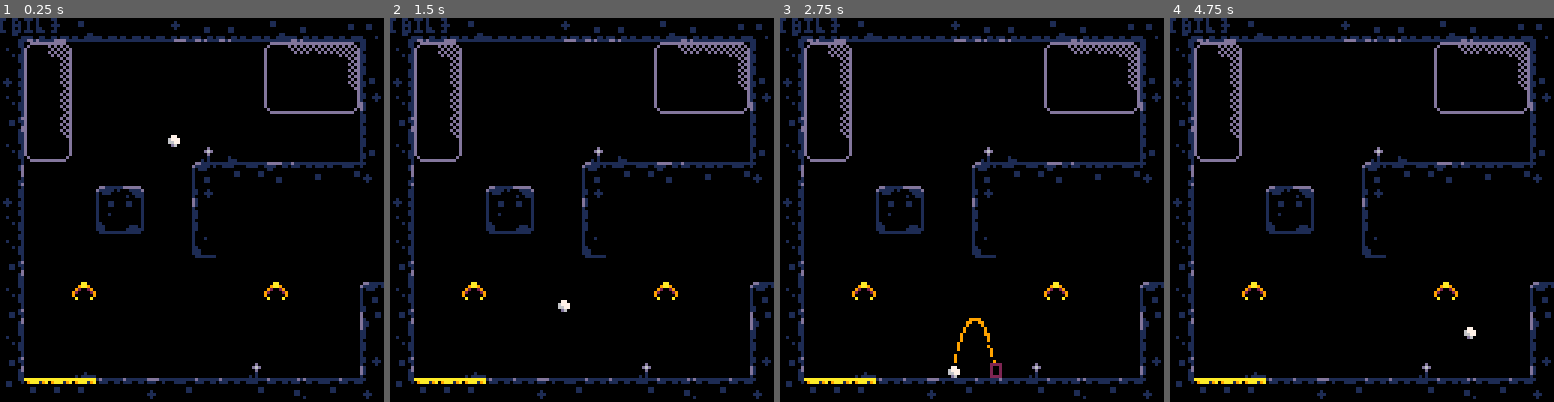
Above: before the commit, frames 1-4 (left to right).
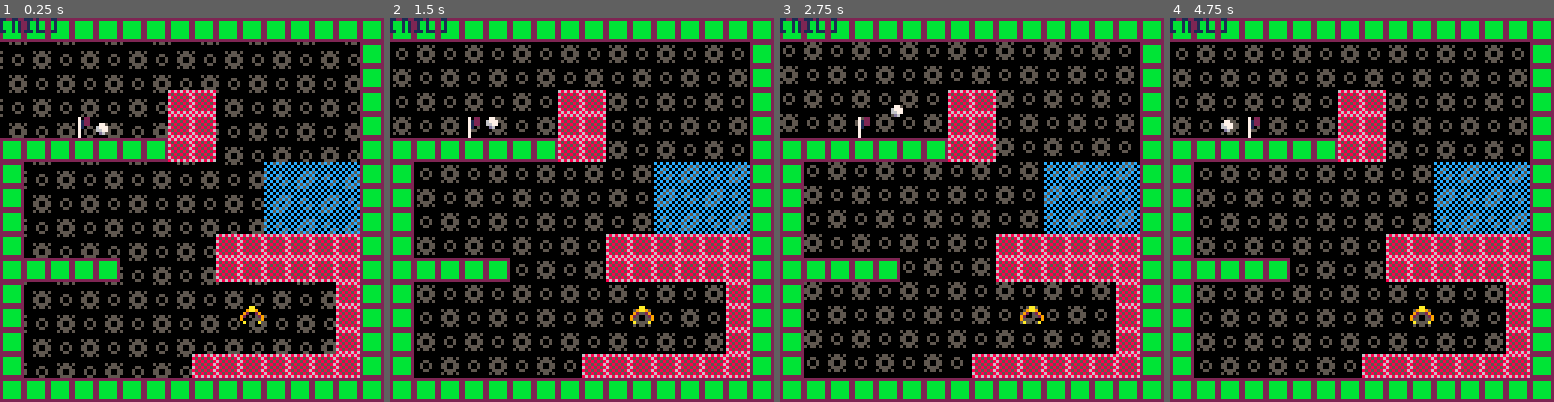
Above: after the commit, the same moments.

Repository: davidjtferguson/golf-escape
Game: PICO-8 cartridge golf_escape.p8
Two runs of this game, one before a commit and one after it. Both use one fixed random seed, a clock stepped at 60 frames per second and the inputs below.
Inputs:
- Up to frame 1 (0.25 s): no input
- Up to frame 2 (1.5 s): tap X (X key) at 0.33, 1.07 s; tap O (Z key) at 0.7 s
- Up to frame 3 (2.75 s): hold Right 1.6-2.1 s; tap O (Z key) at 1.7, 2.1, 2.5 s; tap X (X key) at 1.85 s; hold Up 2.15-2.42 s; hold Right from 2.47 s (still down)
- Up to frame 4 (4.75 s): tap O (Z key) every 0.4 s from 2.9 to 4.5 s; tap X (X key) at 2.97, 4.08 s; release Right at 3.03 s; hold Left 3.08-3.58 s; hold Down 3.63-3.97 s; hold Right 4.02-4.68 s; hold Up from 4.73 s (still down)

The runs differ from the first frame. In frame 1, 57% of the frame differs, in the area x 0-100%, y 0-100%; in frame 2, 57%; in frame 3, 57%; in frame 4, 57%.

Commit message:
sketch backgrounds

Diff:
--- a/golf_escape.p8
+++ b/golf_escape.p8
@@ -27,14 +27,14 @@
  --checkpoint
 
  --edit to change spawn point
- xcp=7
- ycp=4
+ xcp=20
+ ycp=20
 
  resetav()
 
  xmap,ymap=0,0
 
- bg=0
+ makebackgrounds()
 
  currentupdate=updateplaying
 
@@ -63,6 +63,7 @@
 
 function updateplaying()
 
+ updatebackgrounds()
  updatecamera()
 
  -- swing controls
@@ -284,9 +285,14 @@
 end
 
 function _draw()
- cls(bg)
-
+ cls(bg.colour)
+
+ drawbackgrounds()
+
+ --todo:set transparancy
+-- palt(0,false)
  map(xmap*16,ymap*16,xmap*128,ymap*128,16,16)
+-- palt(0,true)
 
  if av.canswing then
   --draw aim
@@ -505,6 +511,19 @@
 -->8
 --random update stuff
 
+function updatebackgrounds()
+ bg.x+=bg.xvel
+ bg.y+=bg.yvel
+
+ if abs(bg.x)==16 then
+  bg.x=0
+ end
+
+ if abs(bg.y)==16 then
+  bg.y=0
+ end
+end
+
 function rotatevec(x,y,angle)
  local newx=x*cos(angle)-y*sin(angle)
  local newy=x*sin(angle)+y*cos(angle)
@@ -513,6 +532,9 @@
 end
 
 function updatecamera()
+ --todo:re-write for smooth
+ -- camera, as ticketed
+
  --screen by screen
  -- don't allow camera off map
  if av.x>0 and av.x<127 then
@@ -520,15 +542,6 @@
  end
 
  if av.y>0 and av.y<63 then
- --todo: do something like this?
-  --boost if moving up a screen
---  local ytempmap=flr((av.y+av.h*0.5)/16)
---  if ytempmap<ymap then
---   av.yvel=-av.yjumpforce
---  end
-
---  ymap=ytempmap
-
   ymap=flr((av.y+av.h*0.5)/16)
  end
 
@@ -642,7 +655,7 @@
  swing={
   --consts
   lowf=0.2,
-  highf=0.7,
+  highf=0.5,
   rotangle=1/300,
   brotangle=1/48,
   btnf=0.05,
@@ -713,9 +726,42 @@
 
  add(hooks,h)
 end
+
+function makebackgrounds()
+
+ --background colour
+ bg={
+  --consts
+  s=107,
+  colour=0,
+
+  --vars
+  x=0,
+  y=0,
+  xvel=-pixel*1,
+  yvel=-pixel*1,
+ }
+end
+-->8
+-- special draws
+
+function drawbackgrounds()
+ for i=(128*xmap)-32,(128*xmap)+128,16 do
+  for j=(128*ymap)-32,(128*ymap)+128,16 do
+
+   local x=i+bg.x
+   local y=j+bg.y
+
+   spr(bg.s,x,y)
+   spr(bg.s,8+x,y,1,1,true)
+   spr(bg.s,8+x,8+y,1,1,true,true)
+   spr(bg.s,x,8+y,1,1,false,true)
+  end
+ end
+end
 __gfx__
-0770000022222222aaaaaaaad66666666666666d686868680000000000000000c0c0c0c007777000070000000000000000000000000000000000000000000000
-677700002bbbbbb209aaa19a2dddd6d66d6dddd28585858600702200007077000c0c0c0c67777700677000000000000000000000000000000000000000000000
+0770000022222222aaa9aaa9d66666666666666d686868680000000000000000c0c0c0c007777000070000000000000000000000000000000000000000000000
+677700002bbbbbb209aaa1a02dddd6d66d6dddd28585858600702200007077000c0c0c0c67777700677000000000000000000000000000000000000000000000
 667700002bbbbbb20000000027766c7667866772685858580071220000767700c0c0c0c006777000677000000600000000000000000000000000000000000000
 0d6000002bbbbbb2001100002cccccc7788888828585858600712200007677000c0c0c0c00000000777000000077700006000000000000000000000000000000
 000000002bbbbbb2001100002cccccc228888882685858580071000000760000c0c0c0c000000000070000000077070000777000000000000000000000000000
@@ -792,7 +838,7 @@
 00000000000000000000000000000000000000000000000000000000000000000000000000000000000000000000000000000000000000000000000000000000
 10000000000050505050500000000010100000000050505050505050505050100000000000000000000000000000000000000000000000000000000000000000
 00000000000000000000000000000000000000000000000000000000000000000000000000000000000000000000000000000000000000000000000000000000
-10000000000200000000000000000010108080808000000000000080808080100000000000000000000000000000000000000000000000000000000000000000
+10000000000200000000000000000010108080808000000000000080808080100000320000500032000050000000000000000000000000000000000000000000
 00000000000000000000000000000000000000000000000000000000000000000000000000000000000000000000000000000000000000000000000000000000
 10000000000000000000000000000010108080808000000000000080808080100000000000000000000000000000000000000000000000000000000000000000
 00000000000000000000000000000000000000000000000000000000000000000000000000000000000000000000000000000000000000000000000000000000
@@ -828,7 +874,7 @@
 00000000000000000000000000000000000000000000000000000000000000000000000000000000000000000000000000000000000000000000000000000000
 10000000000000000000000000000010100000000000505050505000000000101000000000000050505020205050501010000000000000005050000000005050
 00000000000000000000000000000000000000000000000000000000000000000000000000000000000000000000000000000000000000000000000000000000
-10000000000000000000000000000010100000000000101010105000000000101000000000002010101010101010101010000030303030305050303030305050
+10000000000000000000000000000010100000000000101010105000000000101000000000002010101010101010101010001230303030305050303030305050
 00000000000000000000000000000000000000000000000000000000000000000000000000000000000000000000000000000000000000000000000000000000
 10000000000000020000000000000010100032000000000000005000000000101000000000000000000000000000001010000000000000500000000000000010
 00000000000000000000000000000000000000000000000000000000000000000000000000000000000000000000000000000000000000000000000000000000
